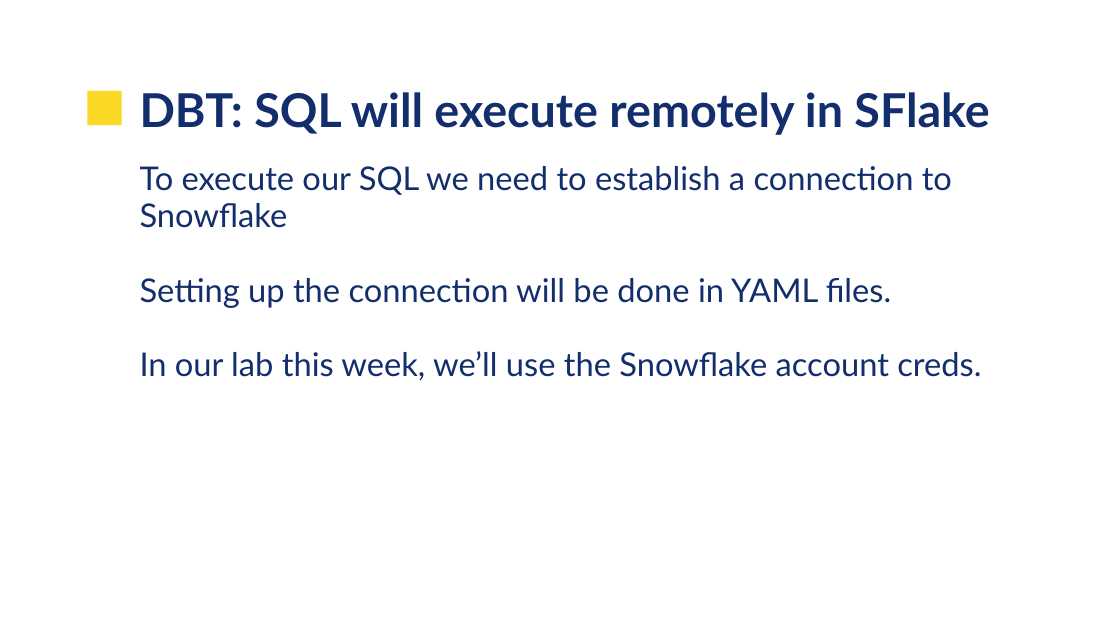
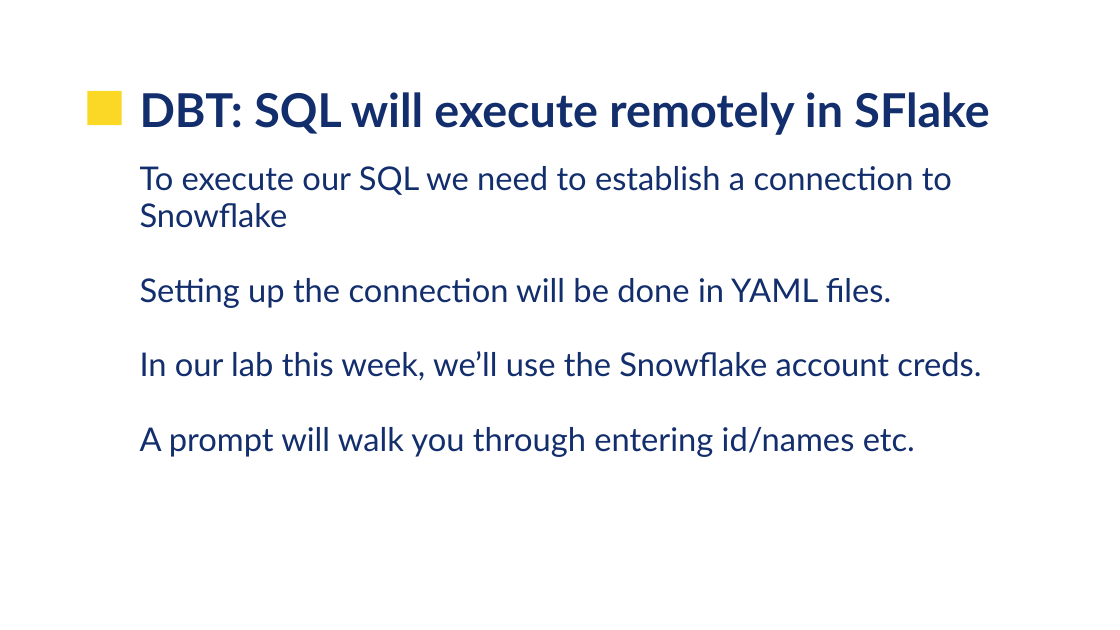
Before and after one commit to UVADS/data_engineering, a slide deck: slide 6 of 11_data_build_tool/UVA-DBT.pptx (slide 9 before the commit). Drawn at 1120x630 pixels with LibreOffice and Linux fonts; fonts in the diff are those of the drawing; background and template pictures are left out. Boxes give left, top, right and bottom in pixels: in the first picture for what was removed or moved away, otherwise in the second. Text is boxed around its words. In the diff, an @@ line names an element or a change of style, - is before the commit and + after.

```diff
--- a/11_data_build_tool/UVA-DBT.pptx
+++ b/11_data_build_tool/UVA-DBT.pptx
@@ text at bbox=[140, 427, 915, 457]: paragraph added @@
+A prompt will walk you through entering id/names etc.
```
Also in this commit, not shown: 4 other slides changed, 9 slides added, 5 slides removed.
